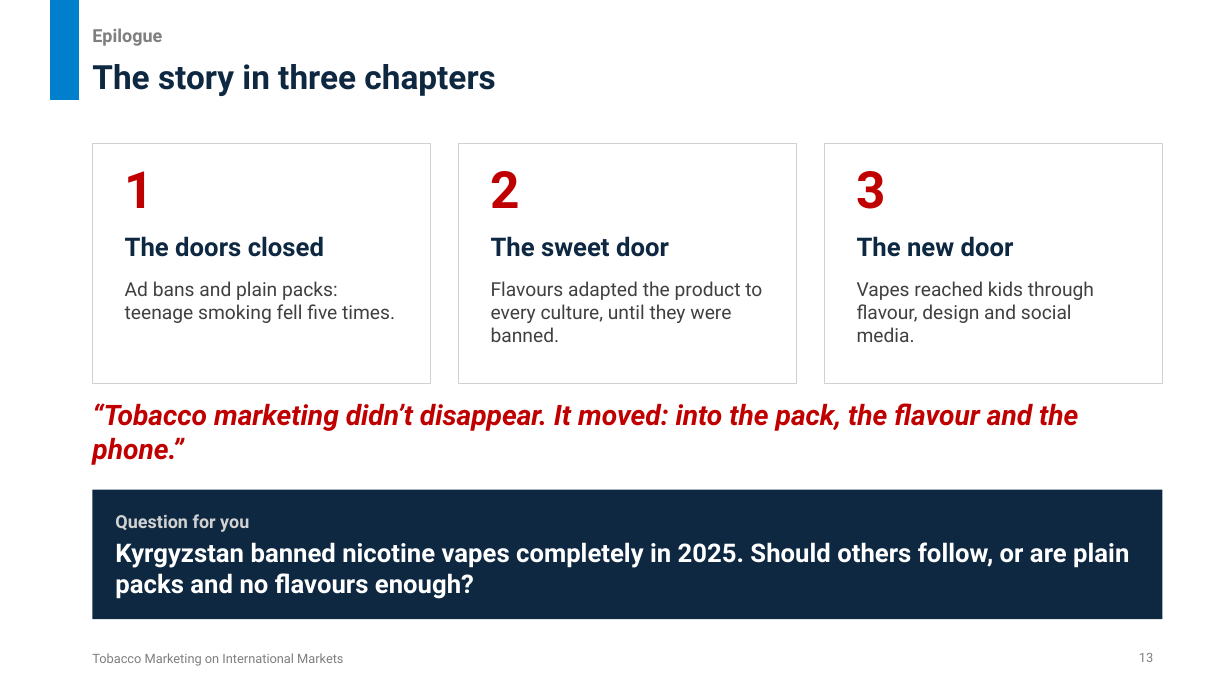
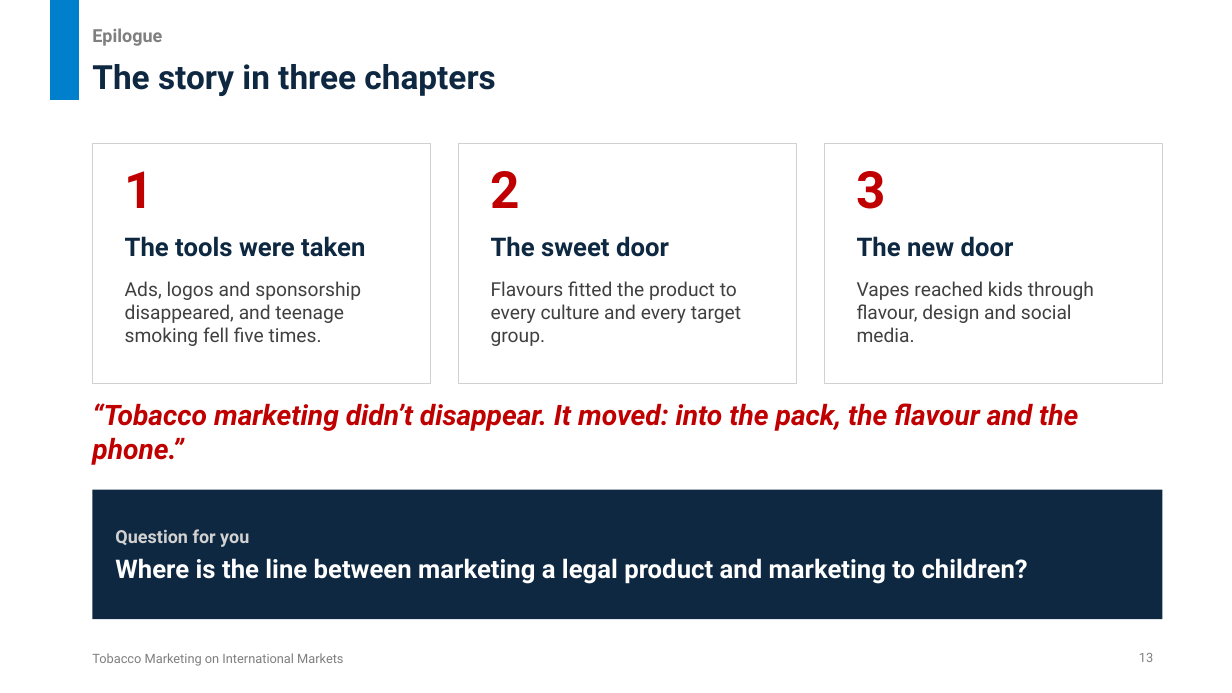
Before and after one commit to untitl333d/-frontend-slides, a slide deck: slide 13 of presentations/tobacco-marketing/Tobacco_Marketing_International_Markets.pptx. Drawn at 1232x693 pixels with LibreOffice and Linux fonts; fonts in the diff are those of the drawing. Boxes give left, top, right and bottom in pixels: in the first picture for what was removed or moved away, otherwise in the second. Text is boxed around its words. In the diff, an @@ line names an element or a change of style, - is before the commit and + after.

```diff
--- a/presentations/tobacco-marketing/Tobacco_Marketing_International_Markets.pptx
+++ b/presentations/tobacco-marketing/Tobacco_Marketing_International_Markets.pptx
@@ text at box(125, 236, 365, 257): text changed @@
-The doors closed
+The tools were taken
@@ text at box(125, 281, 361, 346): text changed @@
-Ad bans and plain packs: teenage smoking fell five times.
+Ads, logos and sponsorship disappeared, and teenage smoking fell five times.
@@ text at box(491, 281, 741, 346): text changed @@
-Flavours adapted the product to every culture, until they were banned.
+Flavours fitted the product to every culture and every target group.
@@ text in rectangle at box(115, 558, 1028, 584): text changed @@
-Kyrgyzstan banned nicotine vapes completely in 2025. Should others follow, or are plain packs and no flavours enough?
+Where is the line between marketing a legal product and marketing to children?
```
Also in this commit, not shown: 8 other slides changed, 1 slide added, 1 slide removed, 2 other files.
